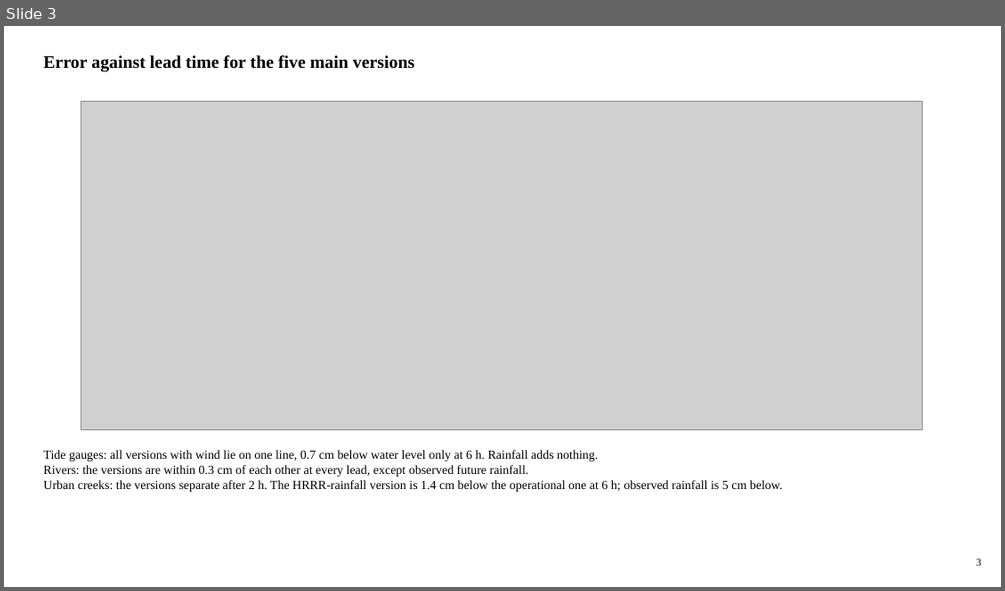
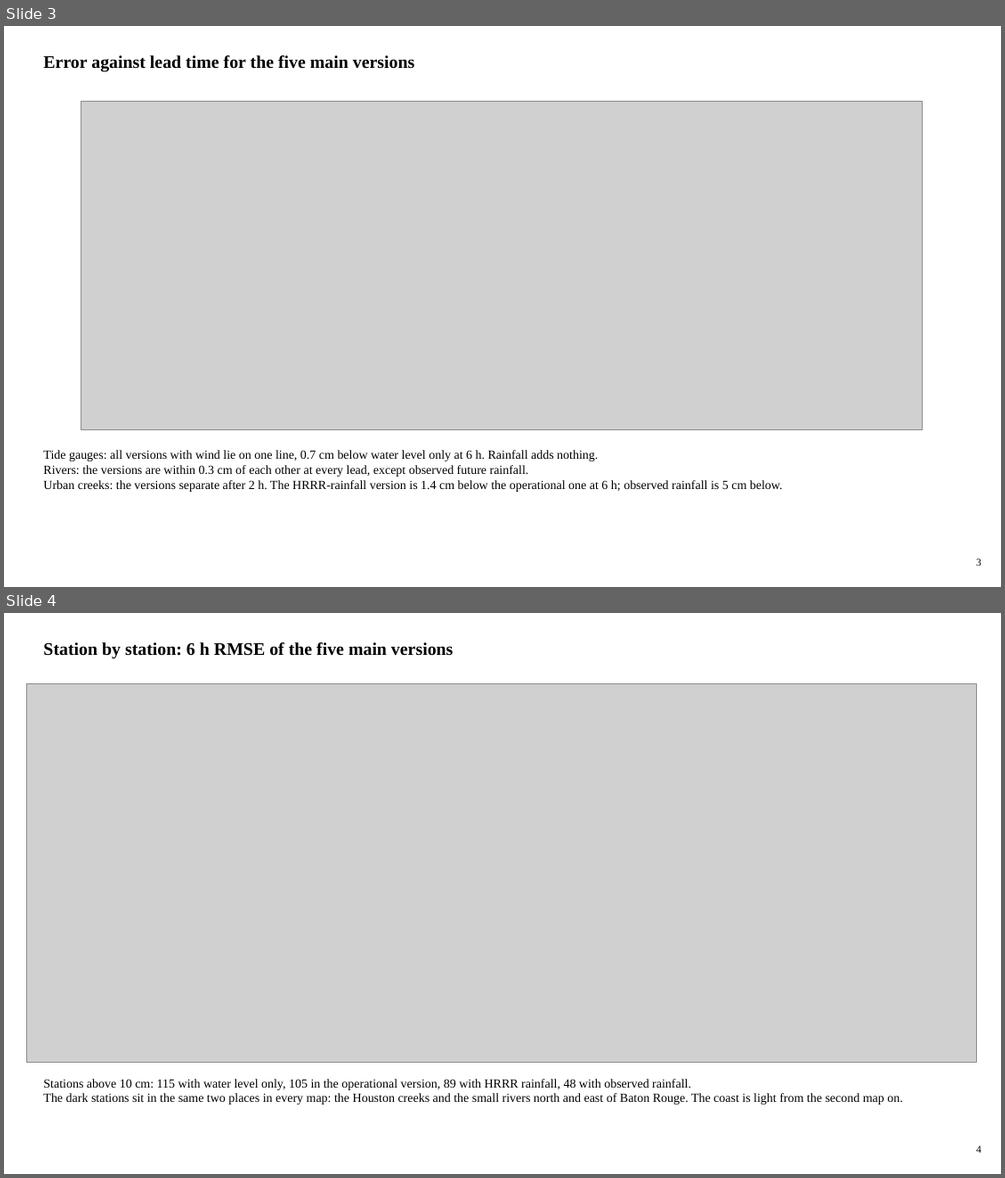
Before and after one commit to LaurenW1997/subdomainLSTM, a slide deck: deliverables/17_versions/version_comparison.pptx. Shown one above the other, each under a label of ours: slide 3 before the commit, slides 3 and 4 after it. The pictures are 1005x591 and 1005x1178 pixels, drawn with LibreOffice and Linux fonts; fonts in the diff are those of the drawing; grey boxes stand for pictures. Boxes give left, top, right and bottom in pixels: in the first picture for what was removed or moved away, otherwise in the second. Text is boxed around its words. In the diff, an @@ line names an element or a change of style, - is before the commit and + after.

```diff
--- a/deliverables/17_versions/version_comparison.pptx
+++ b/deliverables/17_versions/version_comparison.pptx
@@ slide 4 added at (x1=4, y1=613, x2=1001, y2=1174), background #FFFFFF @@
@@ text added at (x1=43, y1=642, x2=453, y2=659), 17 pt, text #000000, bold @@
+Station by station: 6 h RMSE of the five main versions
@@ picture added at (x1=26, y1=684, x2=976, y2=1062) @@
@@ text added at (x1=43, y1=1078, x2=902, y2=1104), 12 pt, text #000000 @@
+Stations above 10 cm: 115 with water level only, 105 in the operational version, 89 with HRRR rainfall, 48 with observed rainfall.
+The dark stations sit in the same two places in every map: the Houston creeks and the small rivers north and east of Baton Rouge. The coast is light from the second map on.
@@ text added at (x1=976, y1=1145, x2=981, y2=1152), 10 pt, text #000000 @@
+4
```
Also in this commit, not shown: 21 slides changed, 1 other slide added, 6 other files.
